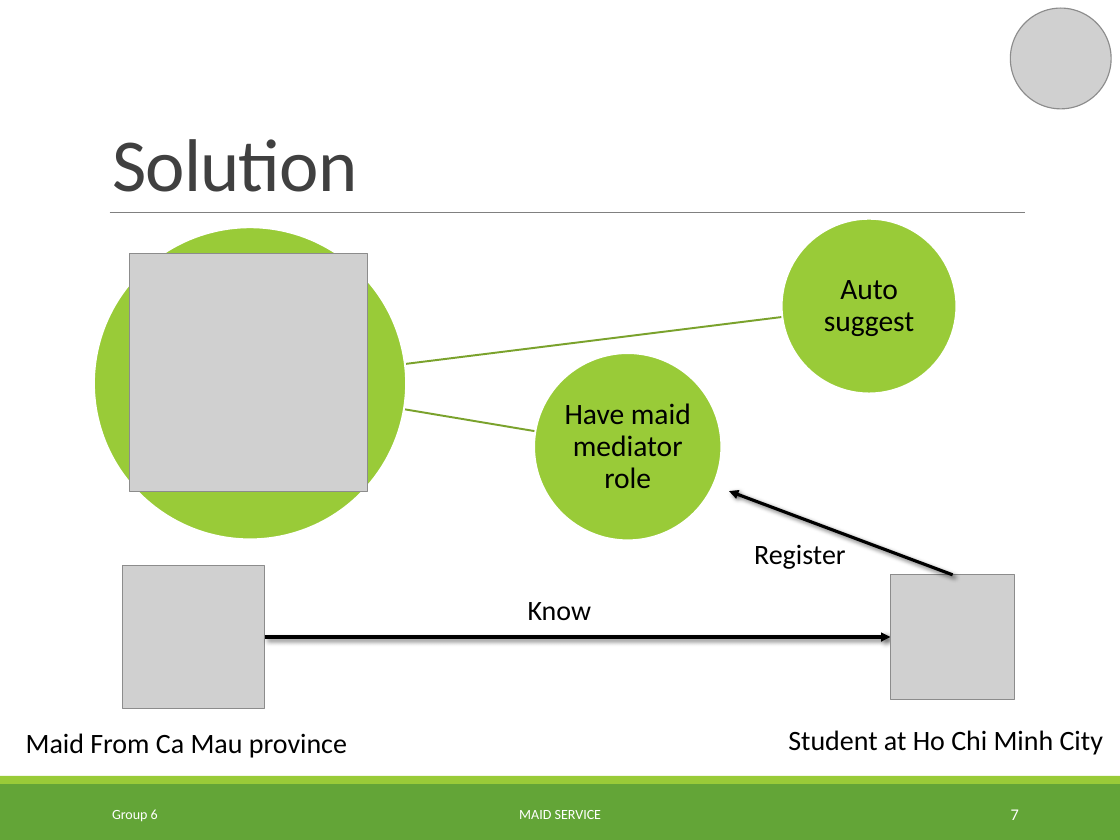
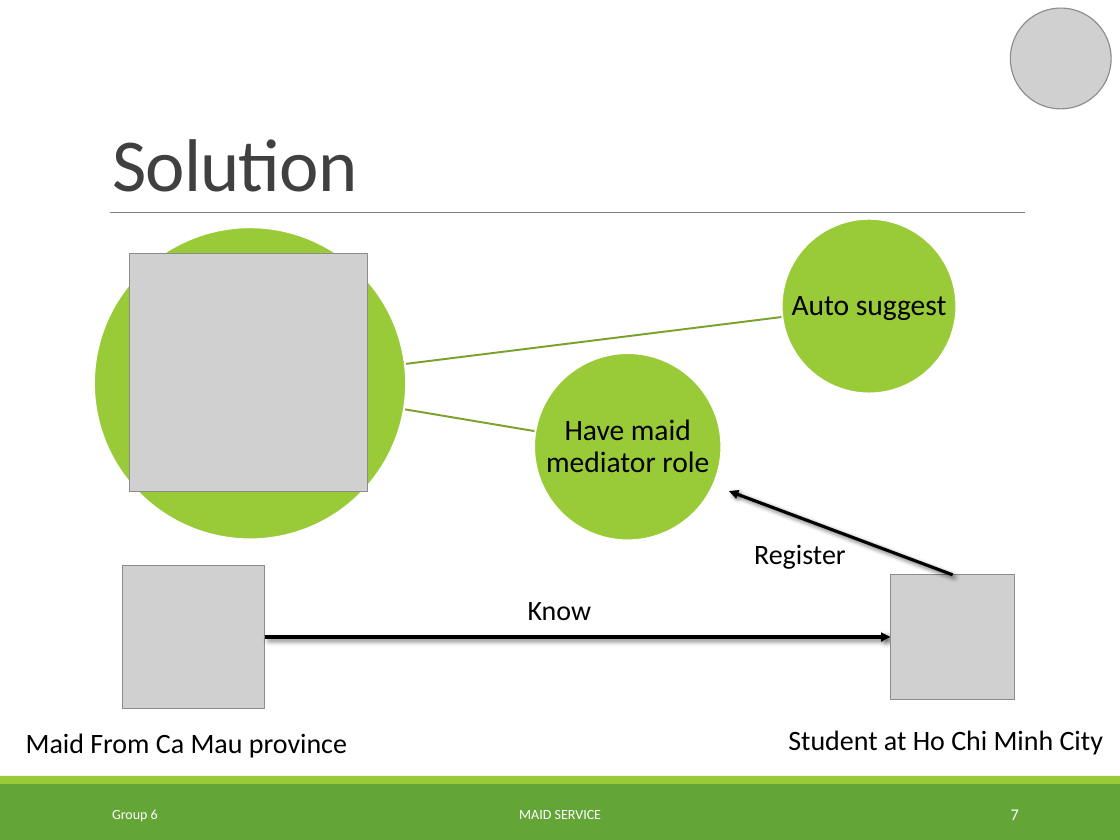
Before and after one commit to TuanBT/ms-website, a slide deck: slide 7 of Presentation/MS_Slide.pptx. Drawn at 1120x840 pixels with LibreOffice and Linux fonts; fonts in the diff are those of the drawing; grey boxes stand for pictures; background and template pictures are left out. Boxes give left, top, right and bottom in pixels: in the first picture for what was removed or moved away, otherwise in the second. Text is boxed around its words. In the diff, an @@ line names an element or a change of style, - is before the commit and + after.

```diff
--- a/Presentation/MS_Slide.pptx
+++ b/Presentation/MS_Slide.pptx
@@ text "Auto suggest" rewrapped from bbox=[824, 280, 914, 336] to bbox=[792, 296, 947, 320] @@
@@ text "Have maid mediator role" rewrapped from bbox=[565, 403, 691, 488] to bbox=[546, 419, 709, 472] @@
```
Also in this commit, not shown: 7 other slides changed.
